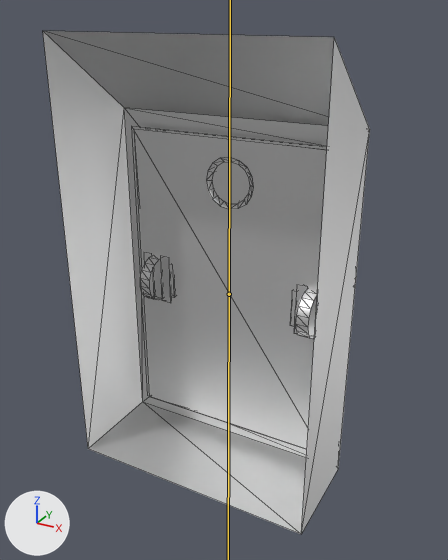
An edit to the FBX model Framework/Client/Bin/Resources/Models/Map/Prop/Gimmick/sm42/sm42_162_shutterlever01a_Anim.fbx, drawn before and after from the same camera.
Camera for both pictures: a 50 mm lens placed at (0.385, -0.716, 1.779), pointed at (-0.005, -0.007, 1.424). The lights are fixed; the arrows at lower left show +X, +Y and +Z. The bones that bend it are drawn over the model as lines. Mesh edges are drawn as thin lines.

The first picture shows 'LOD_1_Group_0_Sub_2__sm42_162_ShutterLever01A_A_Mat'.
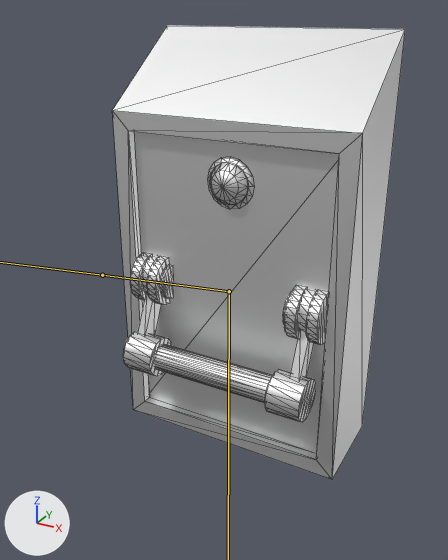
The newer file adds an action. The first version stands in its rest pose; the second is drawn at frame 1 of the action 'root|root|root|Lever_Reset '.

Patch to the scene script:
```diff
--- a/Framework/Client/Bin/Resources/Models/Map/Prop/Gimmick/sm42/sm42_162_shutterlever01a_Anim.fbx.py
+++ b/Framework/Client/Bin/Resources/Models/Map/Prop/Gimmick/sm42/sm42_162_shutterlever01a_Anim.fbx.py
@@ bone_rig_object @@
 bone_rig_object = bpy.data.objects['root']  # the whole rig 'root'
-bone_rig_object.rotation_euler = (1.571, 0.0, -3.142)  # degrees (90, 0, -180)
+bone_rig_object.rotation_euler = (1.571, 0.0, 0.0)  # degrees (90, 0, 0)
@@ bone_01 @@
 bone_01 = bpy.data.objects['root'].pose.bones['_01']  # child of '_00'
-bone_01.rotation_quaternion = (1.0, 0.0, 0.0, 0.0)  # degrees (0, 0, 0)
+bone_01.rotation_quaternion = (0.844, 0.536, 0.0, 0.0)  # degrees (65, 0, 0)
```

Location of each change, [x1, y1, x2, y2] in pixels of the pictures (448 x 560 px):
'LOD_1_Group_0_Sub_2__sm42_162_ShutterLever01A_A_Mat', posed (10% narrower, 10% shorter)
    before: [43, 31, 370, 534]
    after: [112, 26, 405, 479]
'LOD_1_Group_0_Sub_2__sm42_162_ShutterLever01A_A_Mat.001', now drawn
    after: [123, 255, 317, 422]
